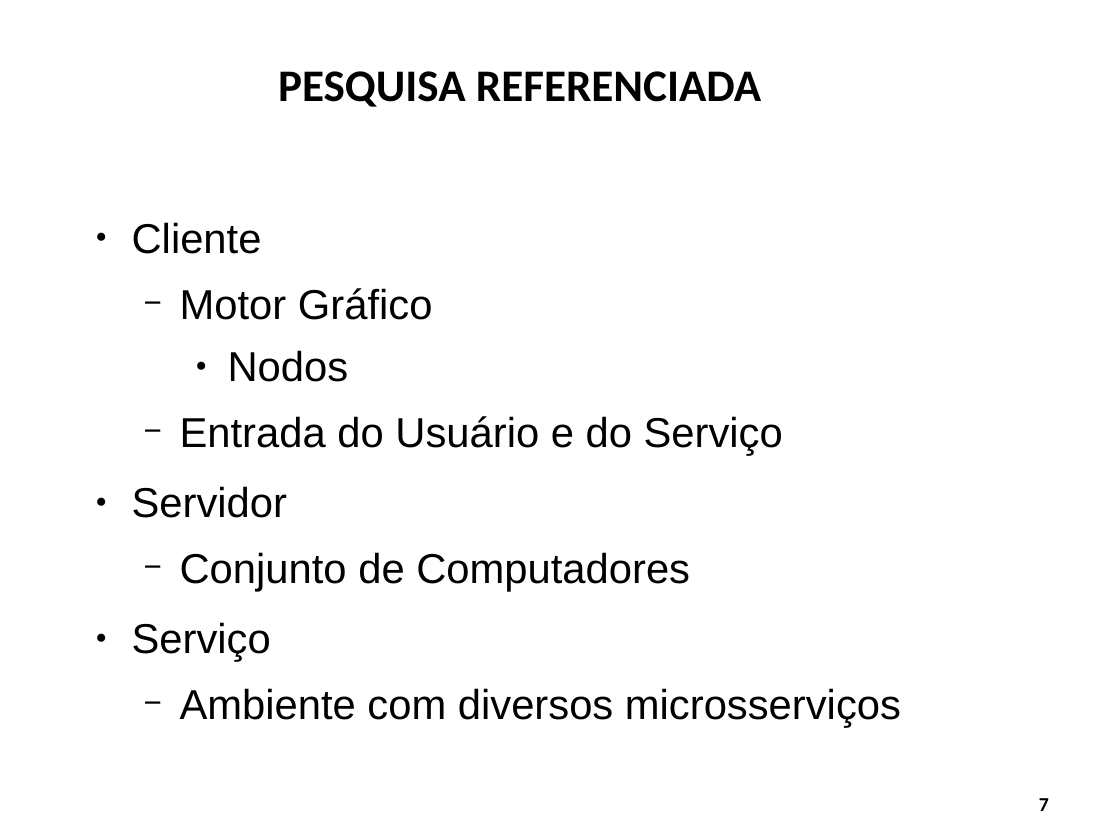
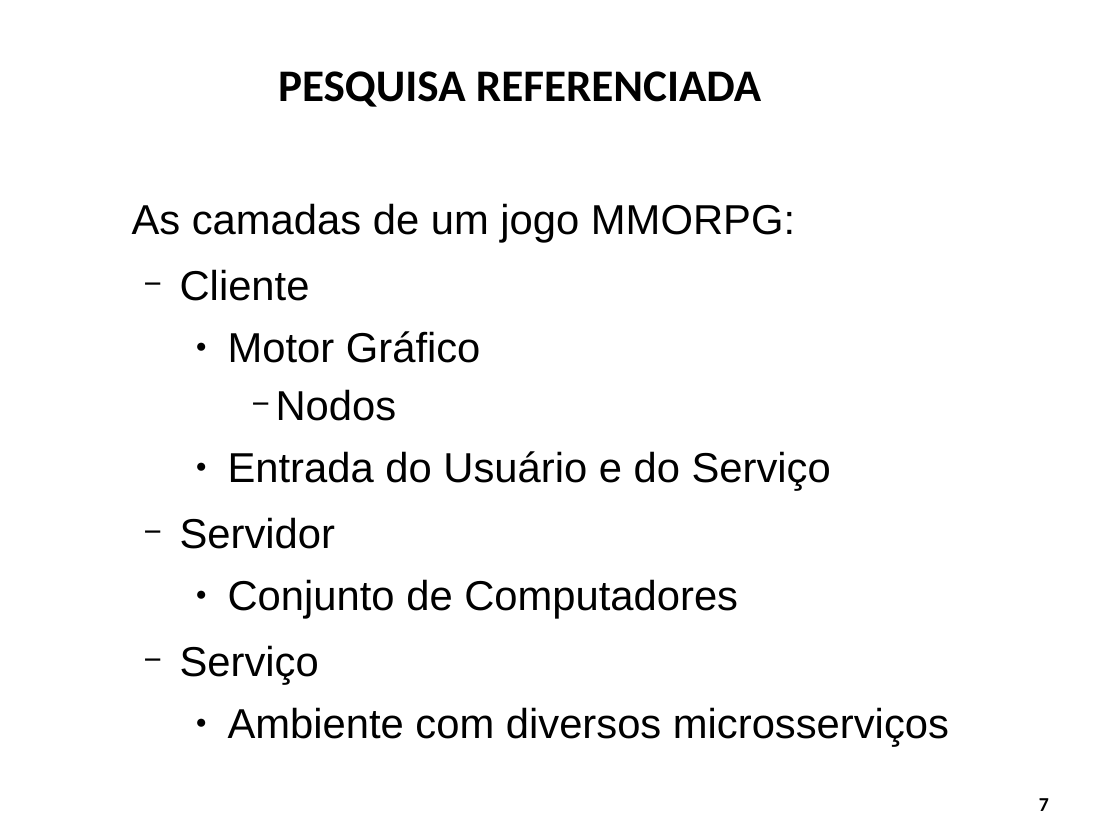
Before and after one commit to Schweigert/TCC, a slide deck: slide 7 of tcc/Apresentacao/apresentacao_tcc1.odp. Drawn at 1120x840 pixels with LibreOffice and Linux fonts; fonts in the diff are those of the drawing; background and template pictures are left out. Boxes give left, top, right and bottom in pixels: in the first picture for what was removed or moved away, otherwise in the second. Text is boxed around its words. In the diff, an @@ line names an element or a change of style, - is before the commit and + after.

```diff
--- a/tcc/Apresentacao/apresentacao_tcc1.odp
+++ b/tcc/Apresentacao/apresentacao_tcc1.odp
@@ text at box(132, 203, 795, 242): paragraph added @@
+As camadas de um jogo MMORPG:
@@ text at box(180, 269, 949, 747): bullet ● to −; list level 1 to 2 in "Cliente"; bullet − to ●; list level 2 to 3 in "Motor Gráfico"; list level 3 to 4 in "Nodos"; list level 2 to 3 in "Entrada do Usuário e do ..."; list level 1 to 2 in "Servidor"; list level 2 to 3 in "Conjunto de Computadores"; list level 1 to 2 in "Serviço"; list level 2 to 3 in "Ambiente com diversos microsserviços" @@
```
Also in this commit, not shown: 9 other slides changed, 7 slides added.
